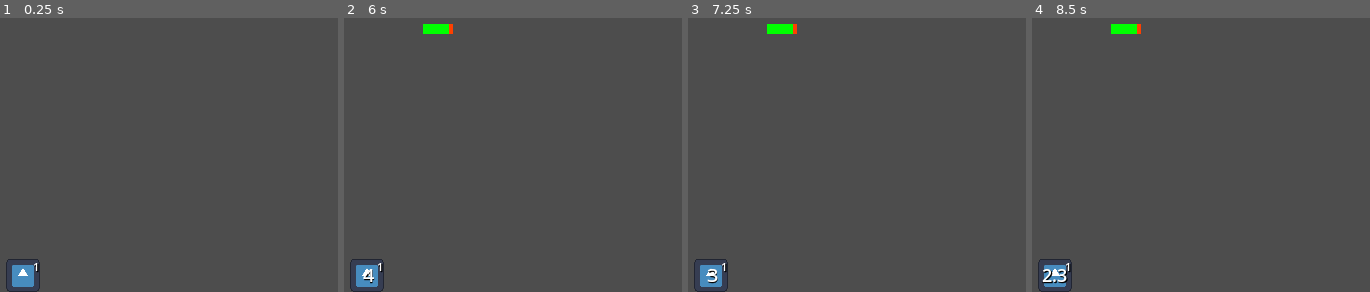
Above: before the commit, frames 1-4 (left to right).
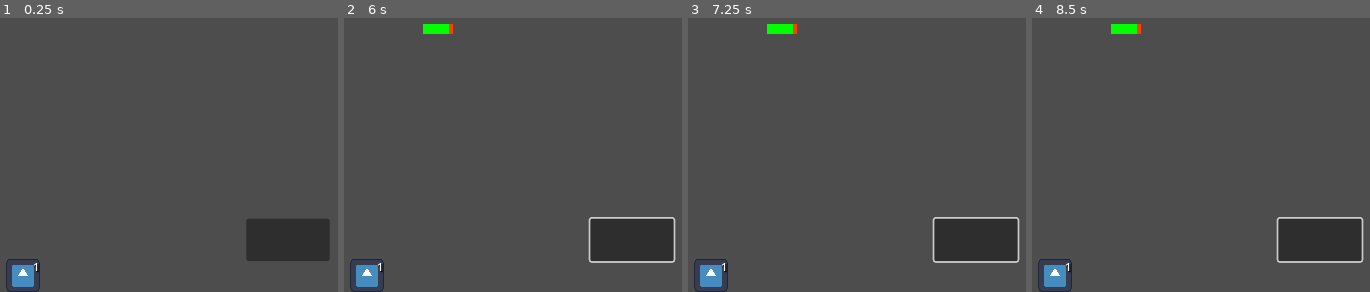
Above: after the commit, the same moments.

Repository: lestercantor/ActionRoguelite
Game: Godot game, scene res://test_world.tscn
Two runs of this game, one before a commit and one after it. Both use one fixed random seed, a clock stepped at 60 frames per second and the inputs below. The engine's default icon, where the game draws it, is replaced by a stand-in: a white triangle on a blue panel in a dark square.
Inputs (mouse positions are in pixels of both pictures, inside the frame that each line leads up to):
- Up to frame 1 (0.25 s): no input
- Up to frame 2 (6 s): click "1" at 0.5 s; click (631, 239) at 1.27 s; tap Enter at 2, 4.25, 5.75 s; move the mouse to (543, 45) at 2.02 s; hold Right (ui_right) 2.03-2.78 s; hold K (add_damage) 2.03-2.78 s; move the mouse to (outside the picture) at 2.77 s; hold Down (ui_down) 2.78-3.53 s; tap Space (dash) at 2.85, 3.5, 5 s; move the mouse to (outside the picture) at 3.52 s; press the mouse at (outside the picture) at 3.53 s; hold Right (ui_right) 3.53-4.28 s; move the mouse to (outside the picture) at 4.27 s; release the mouse at (outside the picture) at 4.28 s; hold Up (ui_up) 4.28-5.03 s; tap K (add_damage) at 4.35 s; move the mouse to (607, 135) at 5.02 s; hold Space (dash) 5.03-5.78 s; hold Left (ui_left) from 5.03 s (still down); move the mouse to (outside the picture) at 5.77 s; click (outside the picture) at 5.85 s
- Up to frame 3 (7.25 s): tap Space (dash) at 6.5 s; move the mouse to (752, 67) at 6.52 s; release Left (ui_left) at 6.53 s; hold Down (ui_down) from 6.53 s (still down); hold K (add_damage) from 6.53 s (still down)
- Up to frame 4 (8.5 s): move the mouse to (outside the picture) at 7.27 s; release Down (ui_down) at 7.28 s; release K (add_damage) at 7.28 s; hold Right (ui_right) 7.28-8.03 s; tap Space (dash) at 7.35 s; move the mouse to (1231, 45) at 8.02 s; press the mouse at (1231, 45) at 8.03 s; hold Up (ui_up) from 8.03 s (still down)

The runs differ from the first frame. In frame 1, 3.7% of the frame differs, in the area x 73-98%, y 73-89%; in frame 2, 4.4%; in frame 3, 4.4%; in frame 4, 4.5%, in the area x 2-99%, y 72-98%.
Error in both runs: Invalid call. Nonexistent function 'apply_upgrade' in base 'Nil'. (res://Entity/Enemies/Enemy.gd:23)

Commit message:
testing with swapping abilities

Diff:
--- a/Entity/Player/player.gd
+++ b/Entity/Player/player.gd
@@ -1,11 +1,16 @@
 class_name Player
 extends Entity
+
+signal ability_change
 
 @onready var entity_movement_input: EntityMovementVelocityInput = $EntityMovementVelocityInput
 @onready var hitbox_component: HitboxComponent = $MeleeWeaponComponent/HitboxComponent
 @onready var weapon_component: WeaponComponent = $MeleeWeaponComponent
 
-var ability1: Ability = IceShard.new()
+var ability1: Ability = IceShard.new():
+	set(value):
+		ability1 = value
+		ability_change.emit()
 
 var time: float = 0
 
--- /dev/null
+++ b/UI/Ability_Swap_TEST.gd
@@ -0,0 +1,9 @@
+extends Button
+
+var player: Player
+func _ready() -> void:
+	player = get_tree().current_scene.get_node("Player")
+	pressed.connect(test)
+
+func test() -> void:
+	player.ability1 = Fireball.new()
--- a/UI/ability_button.gd
+++ b/UI/ability_button.gd
@@ -39,7 +39,7 @@
 	timer.start()
 	disabled = true
 	set_process(true)
-
+	print(ability.name)
 
 func _on_timer_timeout() -> void:
 	cooldown.text = ""
--- a/UI/action_bar.gd
+++ b/UI/action_bar.gd
@@ -3,6 +3,10 @@
 var slots: Array
 @onready var player: Player = get_tree().current_scene.get_node("Player")
 func _ready() -> void:
+	player.ability_change.connect(populate_button)
+
 	slots = get_children()
+	populate_button()
 
+func populate_button() -> void:
 	slots[0].ability = player.ability1.button_data(slots[0])
--- a/Weapons/Projectiles/Fireball/Fireball.gd
+++ b/Weapons/Projectiles/Fireball/Fireball.gd
@@ -7,6 +7,6 @@
 	speed = 150.0
 	decay_timer = 1
 	mana_cost = 1
-	cooldown = 1
+	cooldown = 10
 
 	super._init()
--- a/test_world.tscn
+++ b/test_world.tscn
@@ -11,6 +11,7 @@
 [ext_resource type="Resource" uid="uid://dwmkv5x7grp27" path="res://Upgrades/RES_Additive_Spell.tres" id="10_iqmkb"]
 [ext_resource type="PackedScene" uid="uid://bt7lludcdigtd" path="res://Entity/Player/Player.tscn" id="11_u73xa"]
 [ext_resource type="PackedScene" uid="uid://bnnewq2qr1kb0" path="res://Entity/Enemies/Enemy.tscn" id="11_vd7rf"]
+[ext_resource type="Script" path="res://UI/Ability_Swap_TEST.gd" id="12_bs2ci"]
 
 [sub_resource type="Resource" id="Resource_g8o0k"]
 resource_local_to_scene = true
@@ -95,3 +96,27 @@
 [node name="EnemyTest" parent="." instance=ExtResource("11_vd7rf")]
 position = Vector2(565, 205)
 stats = SubResource("Resource_5cpia")
+
+[node name="Control" type="Control" parent="."]
+layout_mode = 3
+anchors_preset = 12
+anchor_top = 1.0
+anchor_right = 1.0
+anchor_bottom = 1.0
+grow_horizontal = 2
+grow_vertical = 0
+
+[node name="Button" type="Button" parent="Control"]
+layout_mode = 1
+anchors_preset = 8
+anchor_left = 0.5
+anchor_top = 0.5
+anchor_right = 0.5
+anchor_bottom = 0.5
+offset_left = 748.0
+offset_top = 452.0
+offset_right = 848.0
+offset_bottom = 503.0
+grow_horizontal = 2
+grow_vertical = 2
+script = ExtResource("12_bs2ci")
Not shown: 1 places in test_world.tscn that only renumber resources
